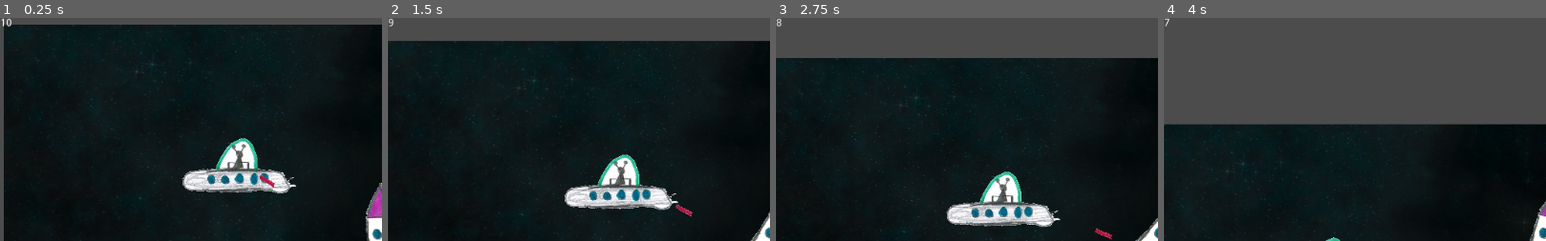
Above: before the commit, frames 1-4 (left to right).
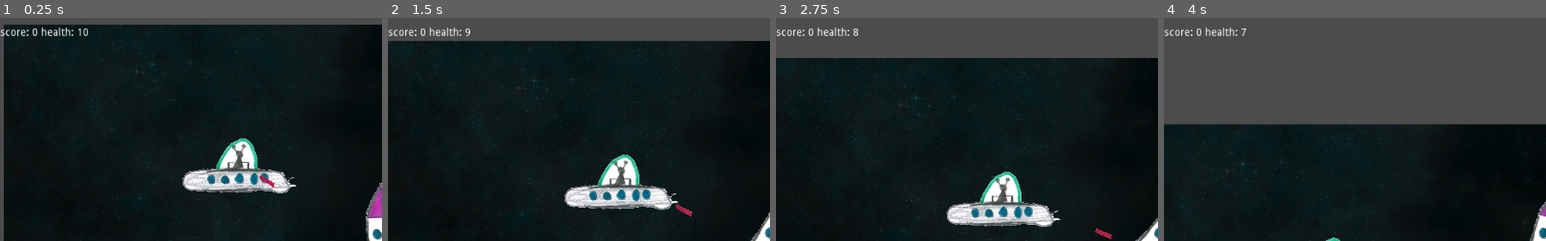
Above: after the commit, the same moments.

Repository: the-g-force/FamJam-April2020
Game: Godot game, scene res://src/Level.tscn
The game is run twice, just before and just after one commit, with the same random seed, the same clock (stepped at 60 frames per second) and the same inputs.
Inputs:
- Up to frame 1 (0.25 s): no input
- Up to frame 2 (1.5 s): hold Right (TurnRight) 0.53-1.28 s; tap Space (Fire) at 0.6, 1.35 s; hold Left (TurnLeft) from 1.28 s (still down)
- Up to frame 3 (2.75 s): release Left (TurnLeft) at 2.03 s; hold Right (TurnRight) from 2.03 s (still down); tap Space (Fire) at 2.1 s
- Up to frame 4 (4 s): release Right (TurnRight) at 2.78 s; hold Up (Thrust) 2.78-3.53 s; tap Space (Fire) at 2.85, 3.6 s; hold Left (TurnLeft) from 3.53 s (still down)
The pictures show only the part of the screen within x 0-50%, y 0-50%; the shares and areas given below are measured in that part.

The runs differ from the first frame. In frame 1, 0.5% of the frame differs, in the area x 0-23%, y 0-9%; in frame 2, 0.4%; in frame 3, 0.4%; in frame 4, 0.4%.

Commit message:
Add score tracker to HUD

Diff:
--- a/project/src/HUD.gd
+++ b/project/src/HUD.gd
@@ -1,6 +1,8 @@
 extends CanvasLayer
 
-onready var healthtracker = $Label
+onready var healthtracker = $HBoxContainer/Health
+onready var scoretracker = $HBoxContainer/Score
 
 func _process(delta):
-	healthtracker.text = str(PlayerStats.health)
+	healthtracker.text = "health: " + str(PlayerStats.health)
+	scoretracker.text = "score: " + str(PlayerStats.score)
--- a/project/src/HUD.tscn
+++ b/project/src/HUD.tscn
@@ -5,9 +5,28 @@
 [node name="HUD" type="CanvasLayer"]
 script = ExtResource( 1 )
 
-[node name="Label" type="Label" parent="."]
+[node name="HBoxContainer" type="HBoxContainer" parent="."]
 margin_right = 40.0
-margin_bottom = 14.0
+margin_bottom = 40.0
+__meta__ = {
+"_edit_use_anchors_": false
+}
+
+[node name="Score" type="Label" parent="HBoxContainer"]
+margin_top = 13.0
+margin_right = 35.0
+margin_bottom = 27.0
+text = "score"
 __meta__ = {
 "_edit_use_anchors_": true
 }
+
+[node name="Health" type="Label" parent="HBoxContainer"]
+margin_left = 39.0
+margin_top = 13.0
+margin_right = 79.0
+margin_bottom = 27.0
+text = "health"
+__meta__ = {
+"_edit_use_anchors_": true
+}
--- a/project/src/PlayerStats.gd
+++ b/project/src/PlayerStats.gd
@@ -1,3 +1,4 @@
 extends Node
 
 var health : int = 10
+var score : int = 0
